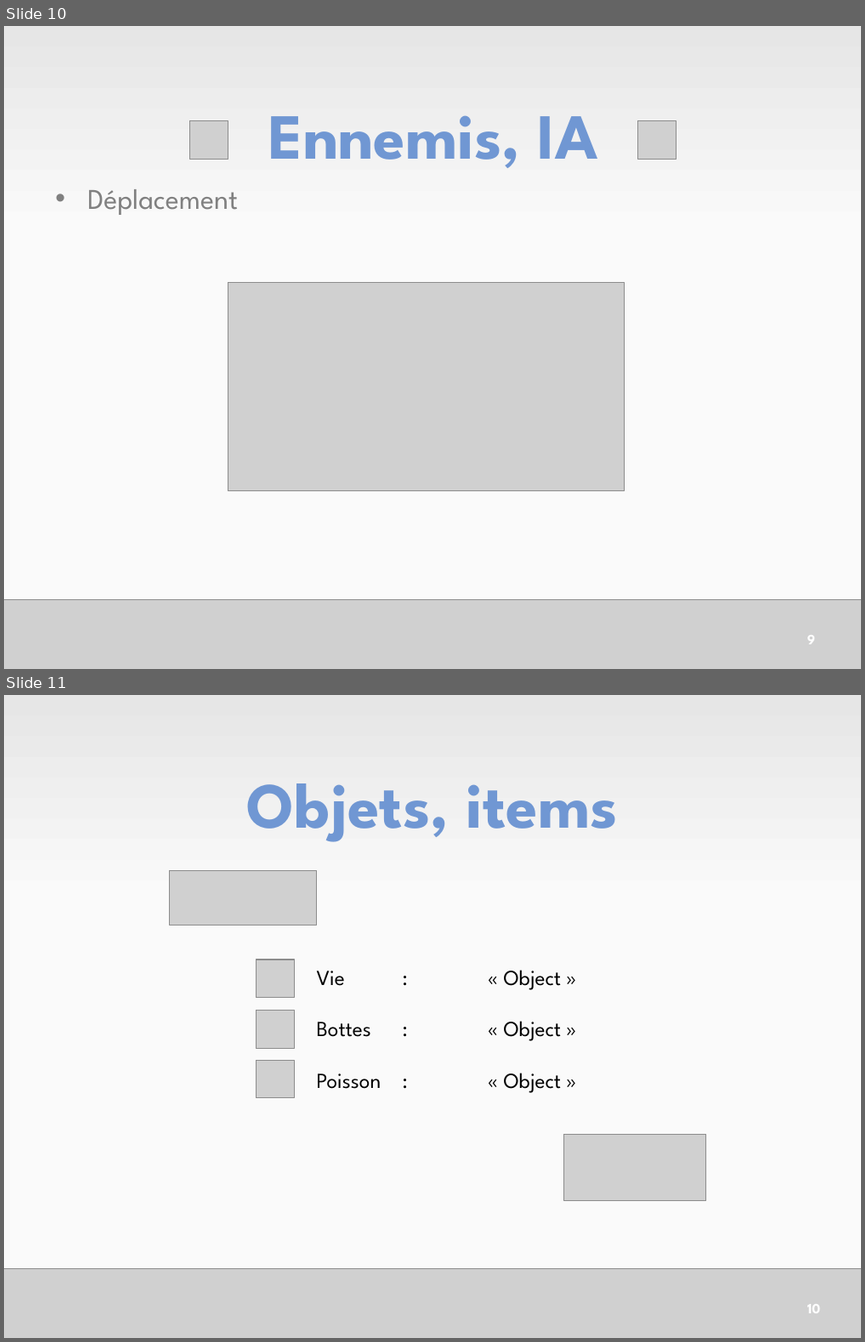
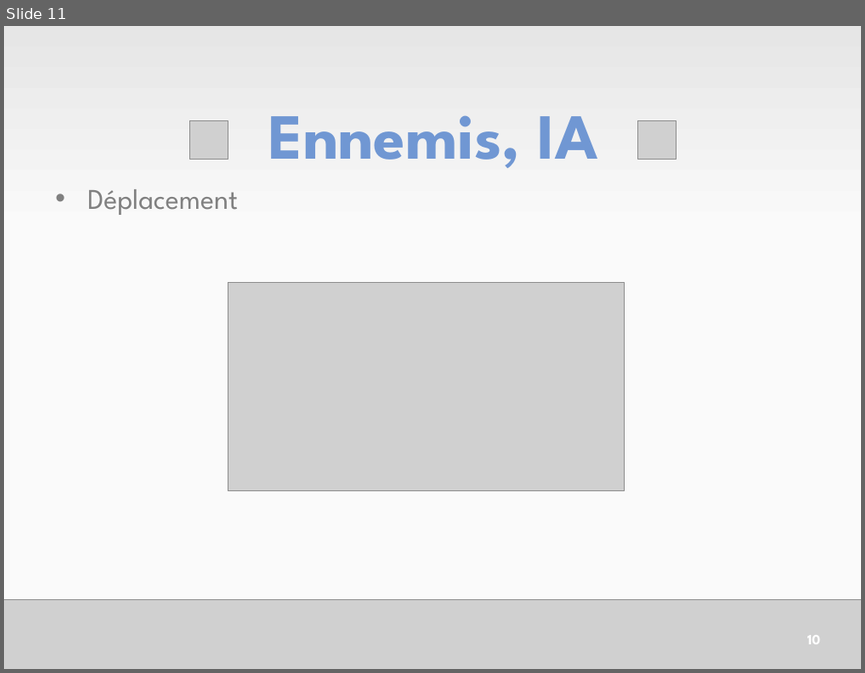
Before and after one commit to HE-ArcSurvivors/james-gouin-v1, a slide deck: Administration/JamesGouinSePresente.pptx. Shown one above the other, each under a label of ours: slides 10 and 11 before the commit, slide 11 after it. The pictures are 865x1342 and 865x673 pixels, drawn with LibreOffice and Linux fonts; fonts in the diff are those of the drawing; grey boxes stand for pictures. Boxes give left, top, right and bottom in pixels: in the first picture for what was removed or moved away, otherwise in the second. Text is boxed around its words. In the diff, an @@ line names an element or a change of style, - is before the commit and + after.

```diff
--- a/Administration/JamesGouinSePresente.pptx
+++ b/Administration/JamesGouinSePresente.pptx
@@ slide 11 removed at (4,695,861,1338), background gradient #FAFAFA to #E6E6E6 @@
@@ title removed at (247,783,618,842) @@
-Objets, items
@@ picture removed at (170,871,317,925) @@
@@ picture removed at (256,959,294,998) @@
@@ text removed at (317,970,562,1093) @@
-Vie : « Object »
-Bottes : « Object »
-Poisson : « Object »
@@ picture removed at (256,1010,294,1048) @@
@@ picture removed at (256,1060,294,1098) @@
@@ picture removed at (563,1134,707,1201) @@
@@ picture removed at (4,1269,861,1338) @@
@@ page number removed at (807,1304,820,1313) @@
-10
@@ what was slide 10 is now slide 11 @@
@@ page number at (807,635,820,644): text changed @@
-9
+10
```
Also in this commit, not shown: 4 slides changed, 3 slides added, 1 other slide removed, 1 other file.
